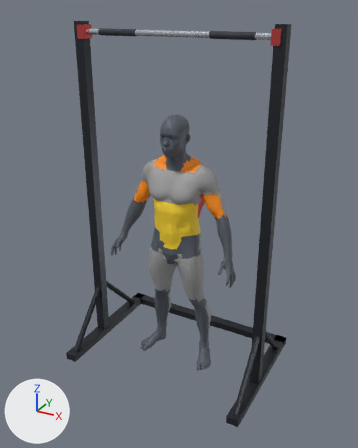
Renders of the Blender file assets_3d/source_blend/lats_wide_grip_pullup.blend from each side of a commit.
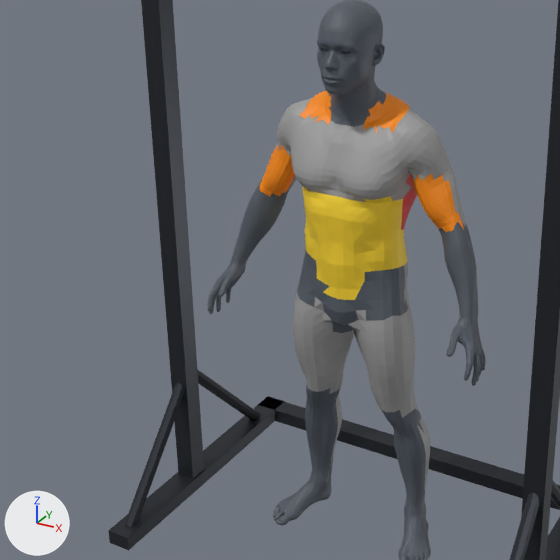
There are two pictures of each version: one whole from a camera (50 mm lens) standing at (1.47, -2.64, 2.38) and looking at (0.02, 0.01, 1.06), one close up on the part from 5% to 75% of the width and 26% to 82% of the height. Every picture has the same lights, and +X, +Y and +Z are marked at lower left. The older version's two pictures come first.

The first close-up shows 'Body_Head_Neck', 'Body_Joints_Hands_Feet', 'Equip_PullupRack', 'Mesh_Muscle_Abs_Core', 'Mesh_Muscle_Biceps', 'Mesh_Muscle_Chest', 'Mesh_Muscle_Quads', 'Mesh_Muscle_Shoulders', 'Mesh_Muscle_Traps' and 5 more.
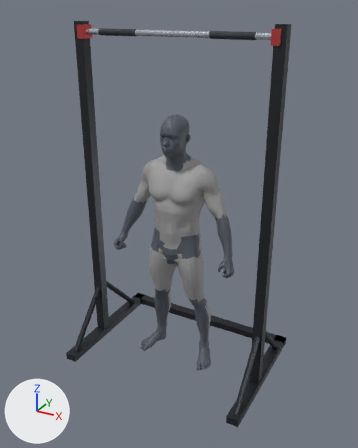
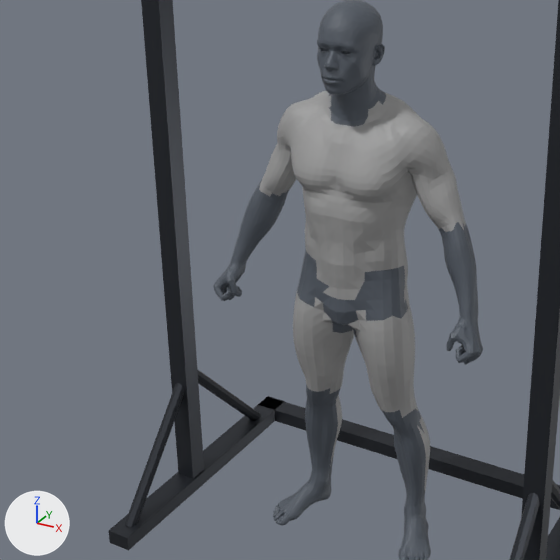
Pixel boxes (x1, y1, x2, y2) of what changed, in the close-ups (560 x 560 px; the box of a moved part takes in the faces that stretch with it):
```json
{"object": "Body_Joints_Hands_Feet", "change": "reshaped", "before": [207, 112, 486, 560], "after": [213, 112, 483, 560]}
{"object": "Mesh_Muscle_Abs_Core", "change": "recoloured", "before": [303, 186, 407, 300], "after": [303, 186, 407, 300], "on screen": "yellow to grey"}
{"object": "Mesh_Muscle_Biceps", "change": "recoloured", "before": [259, 144, 464, 232], "after": [259, 144, 464, 232], "on screen": "orange to grey"}
{"object": "Mesh_Muscle_Traps", "change": "recoloured", "before": [299, 91, 410, 133], "after": [299, 91, 410, 133], "on screen": "orange to grey"}
{"part": 1, "of": "me_body_joints_hands_feet", "change": "moved or reshaped", "before": [207, 199, 270, 314], "after": [213, 199, 270, 301]}
{"part": 2, "of": "me_body_joints_hands_feet", "change": "moved or reshaped", "before": [393, 257, 486, 386], "after": [393, 257, 483, 365]}
```

Scene script edits in JSON lines:
```json
{"op": "set", "path": "mat_mat_muscle_traps.base_color", "old": "(0.95, 0.26, 0.0)", "new": "(0.341, 0.341, 0.341)", "note": "orange #f98b00 -> grey #9e9e9e"}
{"op": "set", "path": "mat_mat_muscle_biceps.base_color", "old": "(0.95, 0.26, 0.0)", "new": "(0.341, 0.341, 0.341)", "note": "orange #f98b00 -> grey #9e9e9e"}
{"op": "set", "path": "mat_mat_muscle_abs_core.base_color", "old": "(0.98, 0.68, 0.03)", "new": "(0.341, 0.341, 0.341)", "note": "yellow #fdd730 -> grey #9e9e9e"}
{"block": "me_body_joints_hands_feet", "where": "# used by ob_body_joints_hands_feet; location = (0.0, 0.0, 0.0)"}
{"op": "remove", "block": "me_body_joints_hands_feet", "code": "me_body_joints_hands_feet.from_pydata(...)  # 2846 vertices, 3774 faces; spans x -0.464..0.464, y -0.153..0.146, z 0.0..1.464"}
{"op": "add", "block": "me_body_joints_hands_feet", "code": "me_body_joints_hands_feet.from_pydata(...)  # 2897 vertices, 3770 faces; spans x -0.456..0.456, y -0.121..0.146, z 0.0..1.465"}
{"block": "me_body_joints_hands_feet", "change": "me_body_joints_hands_feet part 1: 23 vertices moved from x -0.445..-0.378, y -0.114..-0.022, z 0.793..0.914 to x -0.451..-0.373, y -0.111..-0.022, z 0.821..0.914; 325 vertices removed from x -0.464..-0.329, y -0.152..0.041, z 0.756..1.12; 361 vertices added at x -0.456..-0.334, y -0.121..0.037, z 0.796..1.117"}
{"block": "me_body_joints_hands_feet", "change": "me_body_joints_hands_feet part 2: 18 vertices moved from x 0.179..0.445, y -0.118..-0.021, z 0.825..0.914 to x 0.181..0.445, y -0.117..-0.02, z 0.825..0.915; 327 vertices removed from x 0.285..0.464, y -0.153..0.071, z 0.756..1.112; 369 vertices added at x 0.289..0.456, y -0.121..0.071, z 0.796..1.104"}
{"block": "me_body_joints_hands_feet", "change": "other edits to the shape of me_body_joints_hands_feet do not show in these pictures"}
```
